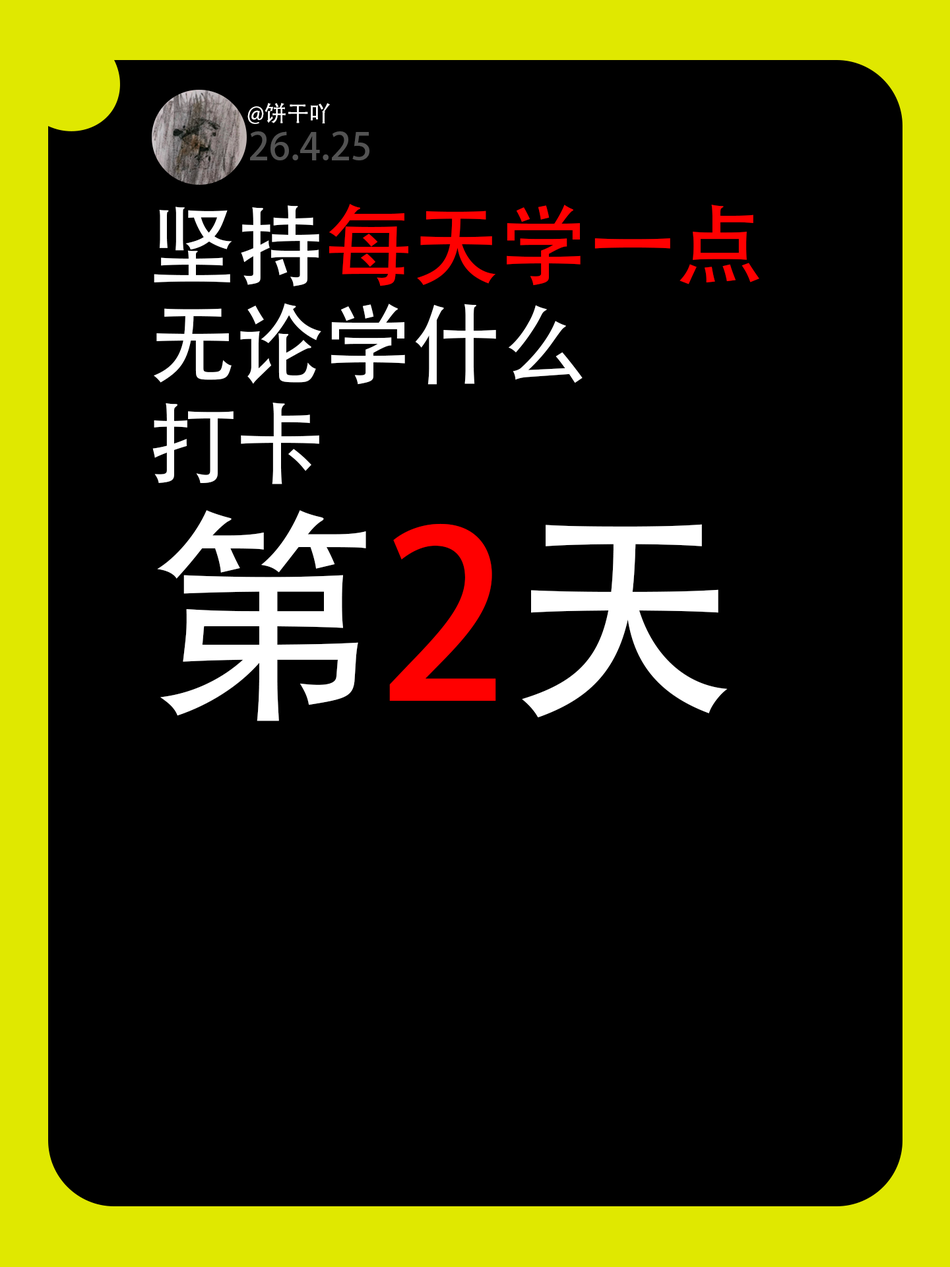
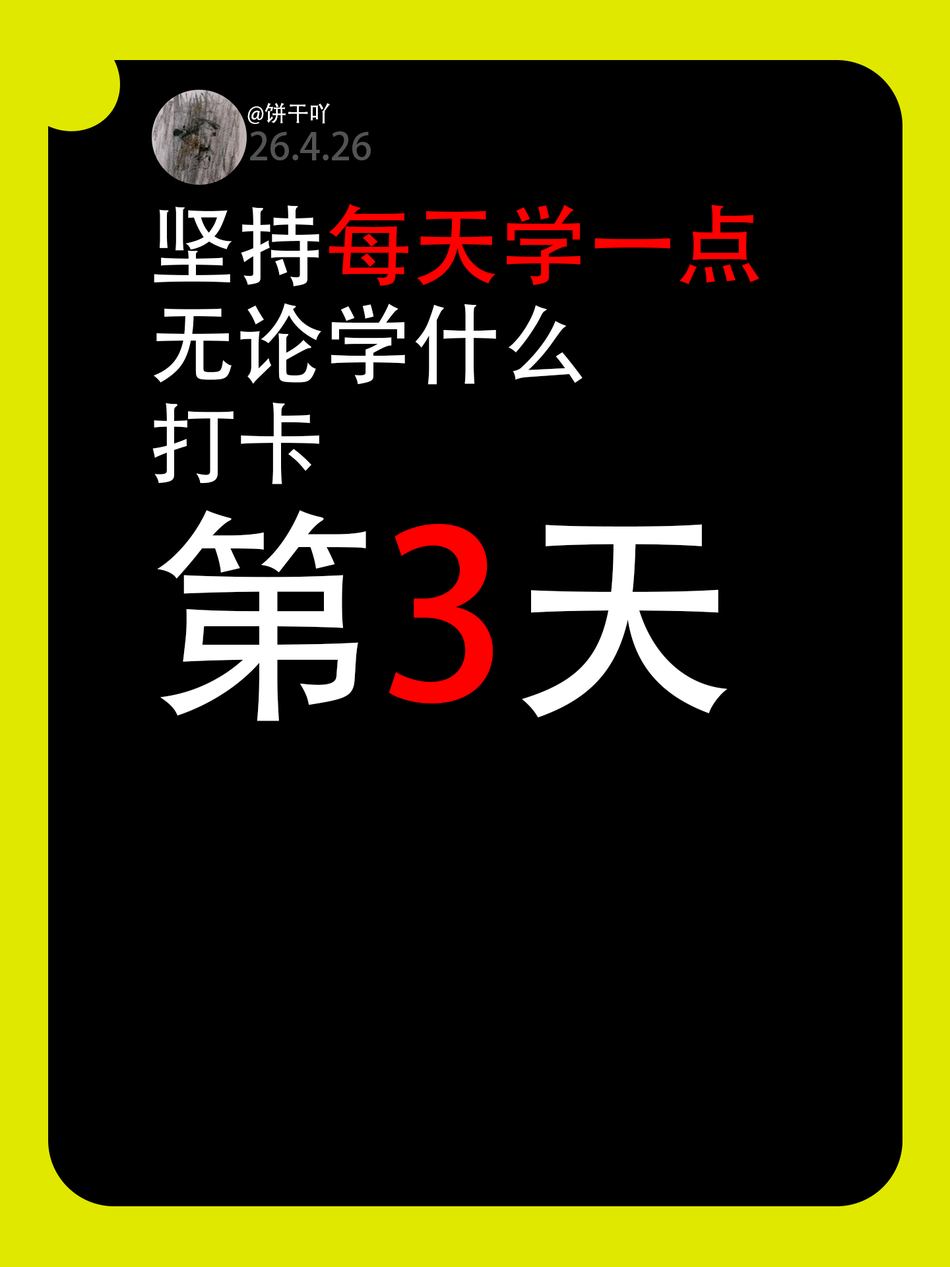
Layered file, before and after one edit (950 × 1267). Changes by layer:
renamed "坚持每天学一点无论学什么 打卡 第2天" to "坚持每天学一点无论学什么 打卡 第3天", painted on it over [388, 523, 497, 704]
renamed "26.4.25" to "26.4.26", painted on it over [352, 131, 371, 161]
